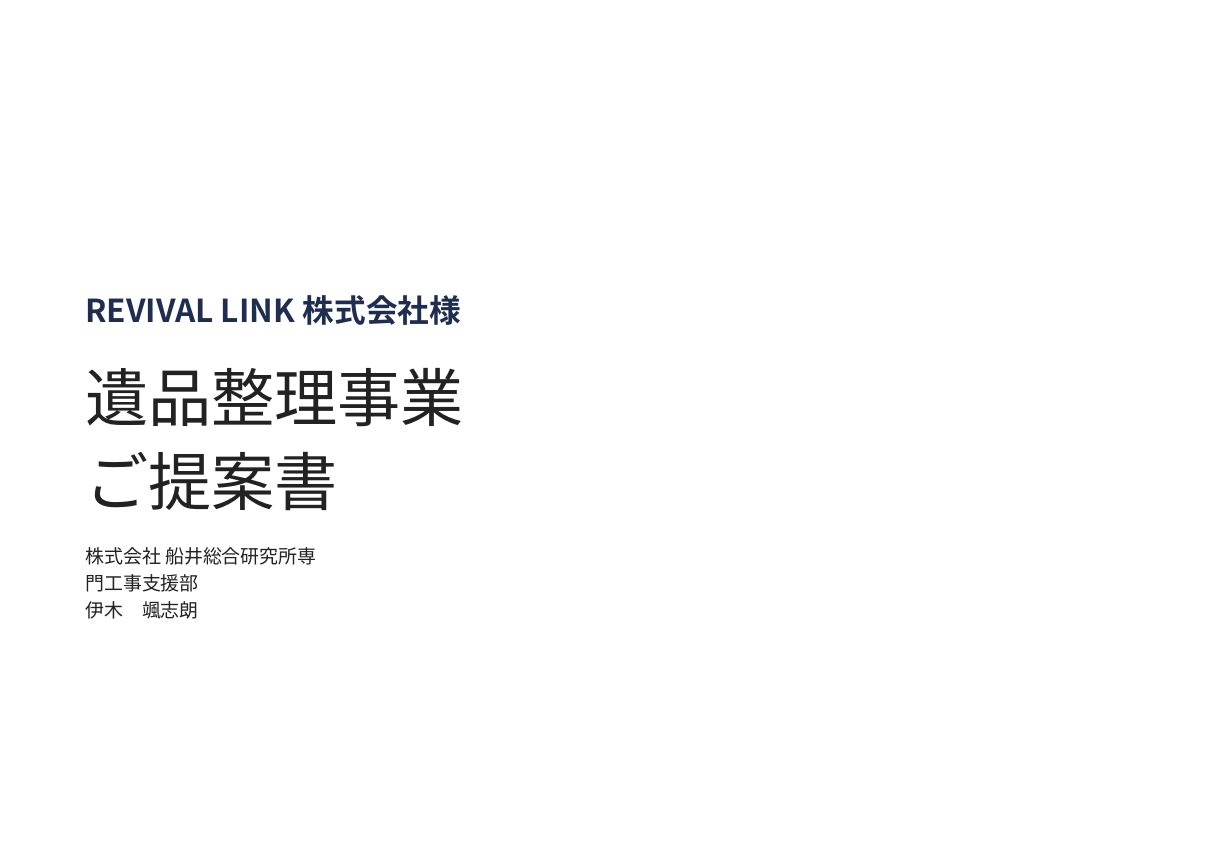
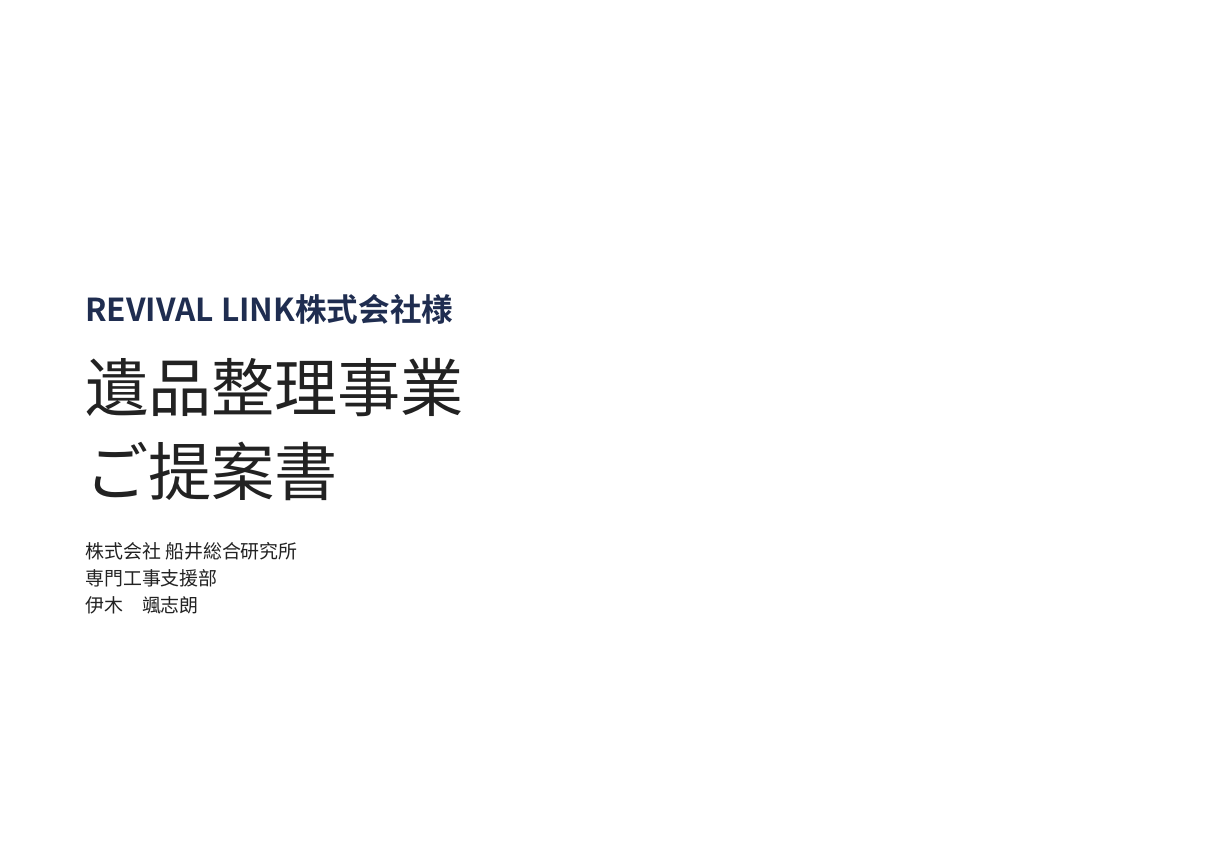
Before and after one commit to soshiro-iki-sys/-, a slide deck: slide 1 of proposals/REVIVAL_LINK様_ご提案書.pptx. Drawn at 1232x853 pixels with LibreOffice and Linux fonts; fonts in the diff are those of the drawing; background and template pictures are left out. Boxes give left, top, right and bottom in pixels: in the first picture for what was removed or moved away, otherwise in the second. Text is boxed around its words. In the diff, an @@ line names an element or a change of style, - is before the commit and + after.

```diff
--- a/proposals/REVIVAL_LINK様_ご提案書.pptx
+++ b/proposals/REVIVAL_LINK様_ご提案書.pptx
@@ text "REVIVAL LINK株式会社様" at [85, 294, 453, 324]: line spacing 1 to 1.15 @@
@@ text at [85, 358, 464, 501]: text changed @@
-遺品整理事業ご提案書
+遺品整理事業
+ご提案書
@@ text at [85, 542, 298, 587]: text changed @@
-株式会社 船井総合研究所専門工事支援部
+株式会社 船井総合研究所
+専門工事支援部
@@ text at [85, 596, 199, 614]: line spacing 17.3pt to 1.2 @@
```
Also in this commit, not shown: 51 other slides changed, 4 other files.
